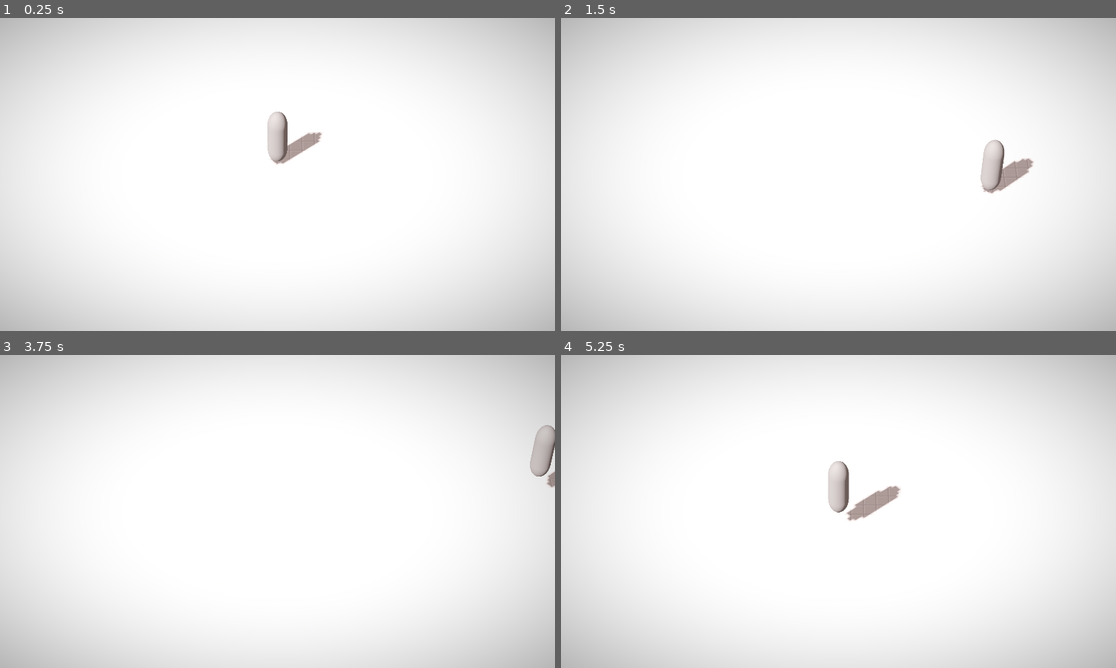
Above: before the commit, frames 1-4 (two rows, left to right).
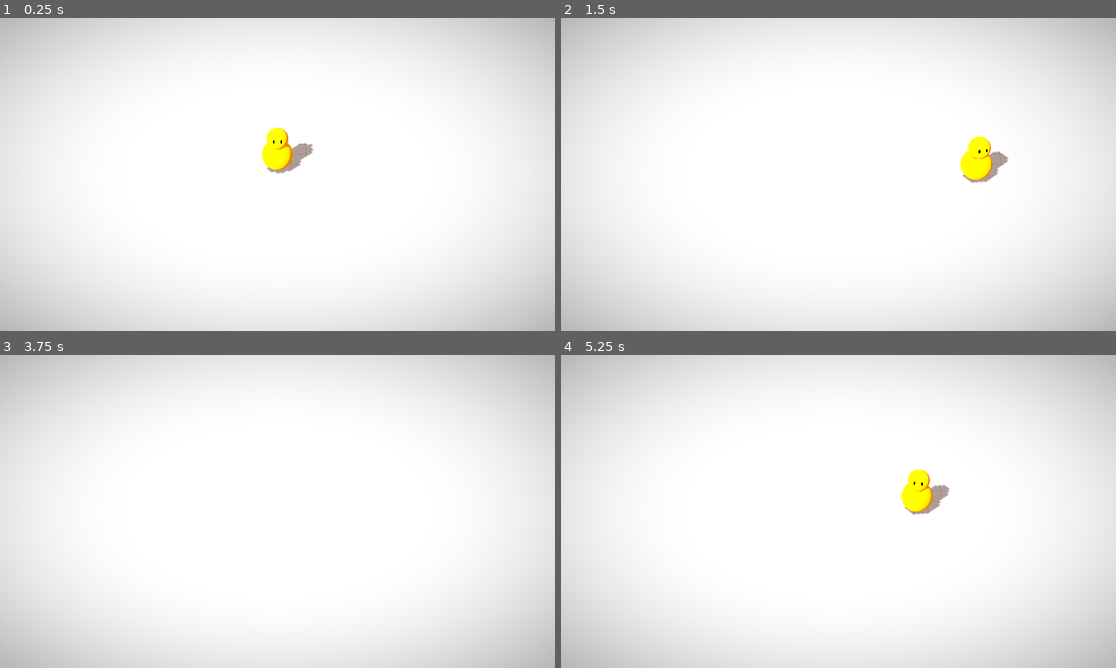
Above: after the commit, the same moments.

Repository: TrueMishamol/godot_kitchen_chaos
Game: Godot game, scene res://levels/game_scene.tscn
Two runs of this game, one before a commit and one after it. Both use one fixed random seed, a clock stepped at 60 frames per second and the inputs below.
Inputs:
- Up to frame 1 (0.25 s): no input
- Up to frame 2 (1.5 s): tap Enter (ui_accept) at 0.5, 0.6, 0.77, 1.07 s; hold Right (ui_right) 0.53-1.28 s; hold Down (ui_down) from 1.28 s (still down); tap Shift at 1.35 s
- Up to frame 3 (3.75 s): tap Enter (ui_accept) at 1.52, 1.55, 1.82, 2.1, 3.02, 3.05, 3.32, 3.5, 3.6 s; release Down (ui_down) at 2.03 s; hold Right (ui_right) 2.03-2.78 s; hold Up (ui_up) 2.78-3.53 s; tap Shift at 2.85 s; hold Left (ui_left) from 3.53 s (still down)
- Up to frame 4 (5.25 s): tap Enter (ui_accept) at 3.77, 4.07, 4.52, 4.55, 4.82, 5.1 s; tap Shift at 4.35 s; release Left (ui_left) at 5.03 s; hold Down (ui_down) from 5.03 s (still down)

The runs differ from the first frame. In frame 1, 1.1% of the frame differs, in the area x 47-59%, y 29-50%; in frame 2, 1.4%; in frame 3, 0.6%; in frame 4, 1.8%, in the area x 48-71%, y 33-53%.

Commit message:
Player Rotation

Diff:
--- a/levels/game_scene.tscn
+++ b/levels/game_scene.tscn
@@ -15,7 +15,7 @@
 
 [sub_resource type="PlaneMesh" id="PlaneMesh_ih6li"]
 material = ExtResource("3_2g30f")
-size = Vector2(16, 16)
+size = Vector2(32, 32)
 
 [sub_resource type="BoxShape3D" id="BoxShape3D_jj6lt"]
 size = Vector3(16, 1, 16)
@@ -38,7 +38,7 @@
 
 [node name="Camera3D" type="Camera3D" parent="."]
 transform = Transform3D(1, 0, 0, 0, 0.694658, 0.71934, 0, -0.71934, 0.694658, 0, 21.5, 21.3)
-fov = 15.0
+fov = 25.0
 
 [node name="DirectionalLight3D" type="DirectionalLight3D" parent="."]
 transform = Transform3D(0.64784, 0.538657, -0.538657, 1.38313e-08, 0.707107, 0.707107, 0.761776, -0.458092, 0.458093, 0, 0, 0)
--- a/nodes/player.gd
+++ b/nodes/player.gd
@@ -1,31 +1,38 @@
 extends CharacterBody3D
 
 
-const SPEED = 5.0
-const JUMP_VELOCITY = 4.5
+@export var player_visual: Node3D
 
-# Get the gravity from the project settings to be synced with RigidBody nodes.
-var gravity = ProjectSettings.get_setting("physics/3d/default_gravity")
+const MAX_SPEED = 7
+const ACCELERATION = 30
+const FRICTION = 30
+const ROTATION_ACCELERATION = 10
 
 
-func _physics_process(delta):
-	# Add the gravity.
-	if not is_on_floor():
-		velocity.y -= gravity * delta
+func  _physics_process(delta):
+	_player_movement(delta)
 
-	# Handle jump.
-	if Input.is_action_just_pressed("ui_accept") and is_on_floor():
-		velocity.y = JUMP_VELOCITY
 
-	# Get the input direction and handle the movement/deceleration.
-	# As good practice, you should replace UI actions with custom gameplay actions.
-	var input_dir = Input.get_vector("ui_left", "ui_right", "ui_up", "ui_down")
-	var direction = (transform.basis * Vector3(input_dir.x, 0, input_dir.y)).normalized()
-	if direction:
-		velocity.x = direction.x * SPEED
-		velocity.z = direction.z * SPEED
+func  _player_movement(delta):
+	var input_direction = Input.get_vector("left", "right", "up", "down").normalized()
+	var output_velocity: Vector2 = Vector2(velocity.x, velocity.z)
+
+	if input_direction == Vector2.ZERO:
+		# Slows
+		if output_velocity.length() > (FRICTION * delta):
+			output_velocity -= output_velocity.normalized() * (FRICTION * delta)
+		else:
+			output_velocity = Vector2.ZERO
 	else:
-		velocity.x = move_toward(velocity.x, 0, SPEED)
-		velocity.z = move_toward(velocity.z, 0, SPEED)
+		# Speeds
+		output_velocity += (input_direction * ACCELERATION * delta)
+		output_velocity = output_velocity.limit_length(MAX_SPEED)
 
+	velocity = Vector3(output_velocity.x, 0, output_velocity.y)
 	move_and_slide()
+
+	# Rotate
+	if input_direction != Vector2.ZERO:
+		player_visual.rotation.y = lerp_angle(player_visual.rotation.y, atan2(input_direction.x * 100, input_direction.y * 100), delta * ROTATION_ACCELERATION)
+	# Funny:
+	#player_visual.look_at(Vector3(input_direction.x, input_direction.x, input_direction.y))
--- a/nodes/player.tscn
+++ b/nodes/player.tscn
@@ -1,18 +1,16 @@
 [gd_scene load_steps=4 format=3 uid="uid://dudcit0gacxdp"]
 
 [ext_resource type="Script" path="res://nodes/player.gd" id="1_j5l0c"]
+[ext_resource type="PackedScene" uid="uid://clljgky0x46j2" path="res://visual/prefabs_visuals/player_visual.scn" id="2_f7g7d"]
 
 [sub_resource type="CapsuleShape3D" id="CapsuleShape3D_ncesq"]
 
-[sub_resource type="CapsuleMesh" id="CapsuleMesh_c3jlb"]
-
-[node name="Player" type="CharacterBody3D"]
+[node name="Player" type="CharacterBody3D" node_paths=PackedStringArray("player_visual")]
 script = ExtResource("1_j5l0c")
+player_visual = NodePath("PlayerVisual")
 
 [node name="CollisionShape3D" type="CollisionShape3D" parent="."]
-transform = Transform3D(0.5, 0, 0, 0, 0.8, 0, 0, 0, 0.5, 0, 0.8, 0)
+transform = Transform3D(1, 0, 0, 0, 1, 0, 0, 0, 1, 0, 1, 0)
 shape = SubResource("CapsuleShape3D_ncesq")
 
-[node name="MeshInstance3D" type="MeshInstance3D" parent="."]
-transform = Transform3D(0.5, 0, 0, 0, 0.8, 0, 0, 0, 0.5, 0, 0.8, 0)
-mesh = SubResource("CapsuleMesh_c3jlb")
+[node name="PlayerVisual" parent="." instance=ExtResource("2_f7g7d")]
--- a/project.godot
+++ b/project.godot
@@ -36,6 +36,61 @@
 "res://visual/": "orange"
 }
 
+[input]
+
+left={
+"deadzone": 0.5,
+"events": [Object(InputEventKey,"resource_local_to_scene":false,"resource_name":"","device":-1,"window_id":0,"alt_pressed":false,"shift_pressed":false,"ctrl_pressed":false,"meta_pressed":false,"pressed":false,"keycode":0,"physical_keycode":65,"key_label":0,"unicode":97,"echo":false,"script":null)
+, Object(InputEventKey,"resource_local_to_scene":false,"resource_name":"","device":-1,"window_id":0,"alt_pressed":false,"shift_pressed":false,"ctrl_pressed":false,"meta_pressed":false,"pressed":false,"keycode":0,"physical_keycode":4194319,"key_label":0,"unicode":0,"echo":false,"script":null)
+]
+}
+right={
+"deadzone": 0.5,
+"events": [Object(InputEventKey,"resource_local_to_scene":false,"resource_name":"","device":-1,"window_id":0,"alt_pressed":false,"shift_pressed":false,"ctrl_pressed":false,"meta_pressed":false,"pressed":false,"keycode":0,"physical_keycode":68,"key_label":0,"unicode":100,"echo":false,"script":null)
+, Object(InputEventKey,"resource_local_to_scene":false,"resource_name":"","device":-1,"window_id":0,"alt_pressed":false,"shift_pressed":false,"ctrl_pressed":false,"meta_pressed":false,"pressed":false,"keycode":0,"physical_keycode":4194321,"key_label":0,"unicode":0,"echo":false,"script":null)
+]
+}
+up={
+"deadzone": 0.5,
+"events": [Object(InputEventKey,"resource_local_to_scene":false,"resource_name":"","device":-1,"window_id":0,"alt_pressed":false,"shift_pressed":false,"ctrl_pressed":false,"meta_pressed":false,"pressed":false,"keycode":0,"physical_keycode":87,"key_label":0,"unicode":119,"echo":false,"script":null)
+, Object(InputEventKey,"resource_local_to_scene":false,"resource_name":"","device":-1,"window_id":0,"alt_pressed":false,"shift_pressed":false,"ctrl_pressed":false,"meta_pressed":false,"pressed":false,"keycode":0,"physical_keycode":4194320,"key_label":0,"unicode":0,"echo":false,"script":null)
+]
+}
+down={
+"deadzone": 0.5,
+"events": [Object(InputEventKey,"resource_local_to_scene":false,"resource_name":"","device":-1,"window_id":0,"alt_pressed":false,"shift_pressed":false,"ctrl_pressed":false,"meta_pressed":false,"pressed":false,"keycode":0,"physical_keycode":83,"key_label":0,"unicode":115,"echo":false,"script":null)
+, Object(InputEventKey,"resource_local_to_scene":false,"resource_name":"","device":-1,"window_id":0,"alt_pressed":false,"shift_pressed":false,"ctrl_pressed":false,"meta_pressed":false,"pressed":false,"keycode":0,"physical_keycode":4194322,"key_label":0,"unicode":0,"echo":false,"script":null)
+]
+}
+interact={
+"deadzone": 0.5,
+"events": [Object(InputEventKey,"resource_local_to_scene":false,"resource_name":"","device":-1,"window_id":0,"alt_pressed":false,"shift_pressed":false,"ctrl_pressed":false,"meta_pressed":false,"pressed":false,"keycode":0,"physical_keycode":69,"key_label":0,"unicode":101,"echo":false,"script":null)
+, Object(InputEventKey,"resource_local_to_scene":false,"resource_name":"","device":-1,"window_id":0,"alt_pressed":false,"shift_pressed":false,"ctrl_pressed":false,"meta_pressed":false,"pressed":false,"keycode":0,"physical_keycode":32,"key_label":0,"unicode":32,"echo":false,"script":null)
+, Object(InputEventMouseButton,"resource_local_to_scene":false,"resource_name":"","device":-1,"window_id":0,"alt_pressed":false,"shift_pressed":false,"ctrl_pressed":false,"meta_pressed":false,"button_mask":1,"position":Vector2(229, 24),"global_position":Vector2(237, 108),"factor":1.0,"button_index":1,"canceled":false,"pressed":true,"double_click":false,"script":null)
+]
+}
+"interact alternate"={
+"deadzone": 0.5,
+"events": [Object(InputEventKey,"resource_local_to_scene":false,"resource_name":"","device":-1,"window_id":0,"alt_pressed":false,"shift_pressed":false,"ctrl_pressed":false,"meta_pressed":false,"pressed":false,"keycode":0,"physical_keycode":70,"key_label":0,"unicode":102,"echo":false,"script":null)
+, Object(InputEventMouseButton,"resource_local_to_scene":false,"resource_name":"","device":-1,"window_id":0,"alt_pressed":false,"shift_pressed":false,"ctrl_pressed":false,"meta_pressed":false,"button_mask":2,"position":Vector2(207, 6),"global_position":Vector2(215, 90),"factor":1.0,"button_index":2,"canceled":false,"pressed":true,"double_click":false,"script":null)
+]
+}
+menu={
+"deadzone": 0.5,
+"events": [Object(InputEventKey,"resource_local_to_scene":false,"resource_name":"","device":-1,"window_id":0,"alt_pressed":false,"shift_pressed":false,"ctrl_pressed":false,"meta_pressed":false,"pressed":false,"keycode":0,"physical_keycode":4194305,"key_label":0,"unicode":0,"echo":false,"script":null)
+]
+}
+quit={
+"deadzone": 0.5,
+"events": [Object(InputEventKey,"resource_local_to_scene":false,"resource_name":"","device":-1,"window_id":0,"alt_pressed":false,"shift_pressed":false,"ctrl_pressed":false,"meta_pressed":false,"pressed":false,"keycode":0,"physical_keycode":96,"key_label":0,"unicode":96,"echo":false,"script":null)
+]
+}
+fullscreen={
+"deadzone": 0.5,
+"events": [Object(InputEventKey,"resource_local_to_scene":false,"resource_name":"","device":-1,"window_id":0,"alt_pressed":false,"shift_pressed":false,"ctrl_pressed":false,"meta_pressed":false,"pressed":false,"keycode":0,"physical_keycode":4194342,"key_label":0,"unicode":0,"echo":false,"script":null)
+]
+}
+
 [rendering]
 
 renderer/rendering_method="mobile"
